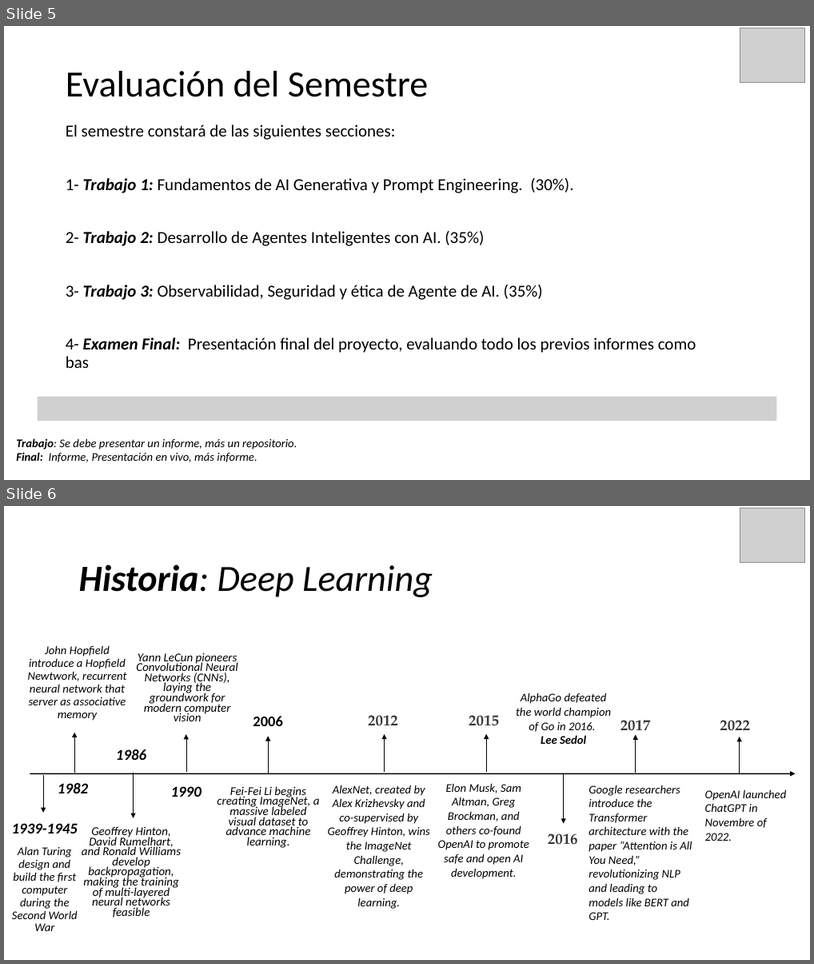
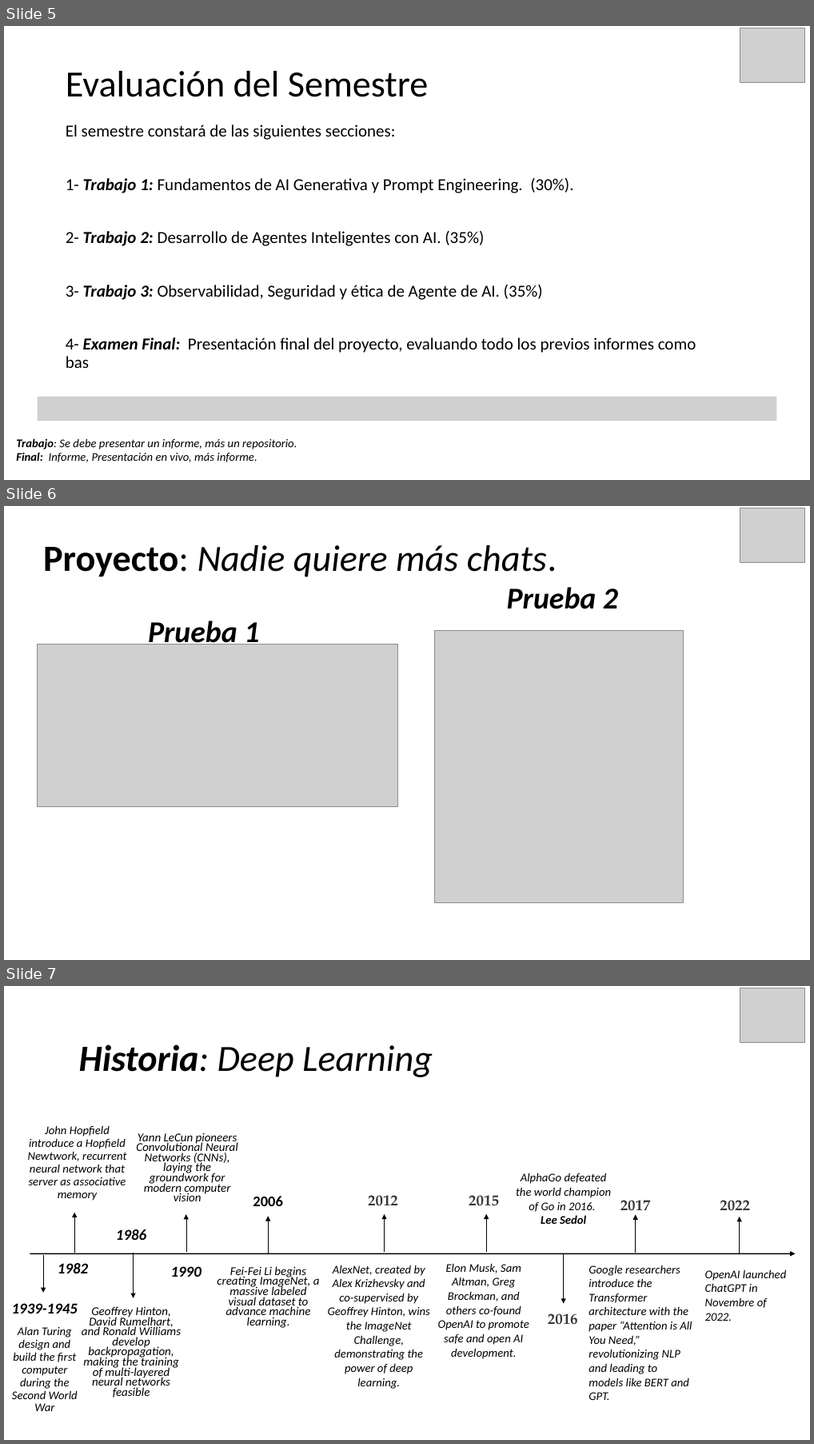
Before and after one commit to Foco22/INGENIERIA-DE-SOLUCIONES-CON-INTELIGENCIA-ARTIFICIAL_002D_OLS, a slide deck: Experiencia de Aprendizaje 1 - Fundamentos de AI Generativa y Prompt Engineering/Clase 1.1/Clase 1.1.pptx. Shown one above the other, each under a label of ours: slides 5 and 6 before the commit, slides 5, 6 and 7 after it. The pictures are 814x964 and 814x1444 pixels, drawn with LibreOffice and Linux fonts; fonts in the diff are those of the drawing; grey boxes stand for pictures. Boxes give left, top, right and bottom in pixels: in the first picture for what was removed or moved away, otherwise in the second. Text is boxed around its words. In the diff, an @@ line names an element or a change of style, - is before the commit and + after.

```diff
--- a/Experiencia de Aprendizaje 1 - Fundamentos de AI Generativa y Prompt Engineering/Clase 1.1/Clase 1.1.pptx
+++ b/Experiencia de Aprendizaje 1 - Fundamentos de AI Generativa y Prompt Engineering/Clase 1.1/Clase 1.1.pptx
@@ slide 6 added at [4,506,810,960], background #FFFFFF @@
@@ picture added at [741,508,806,562] @@
@@ title added at [43,545,557,577], 44 pt, text #000000, italic @@
+Proyecto: Nadie quiere más chats.
@@ text added at [507,587,618,609], 36 pt, text #000000, bold, italic @@
+Prueba 2
@@ text added at [148,620,259,649], 36 pt, text #000000, bold, italic @@
+Prueba 1
@@ picture added at [38,644,398,807] @@
@@ picture added at [434,631,684,902] @@
@@ what was slide 6 is now slide 7 @@
```
Also in this commit, not shown: 1 other file.
